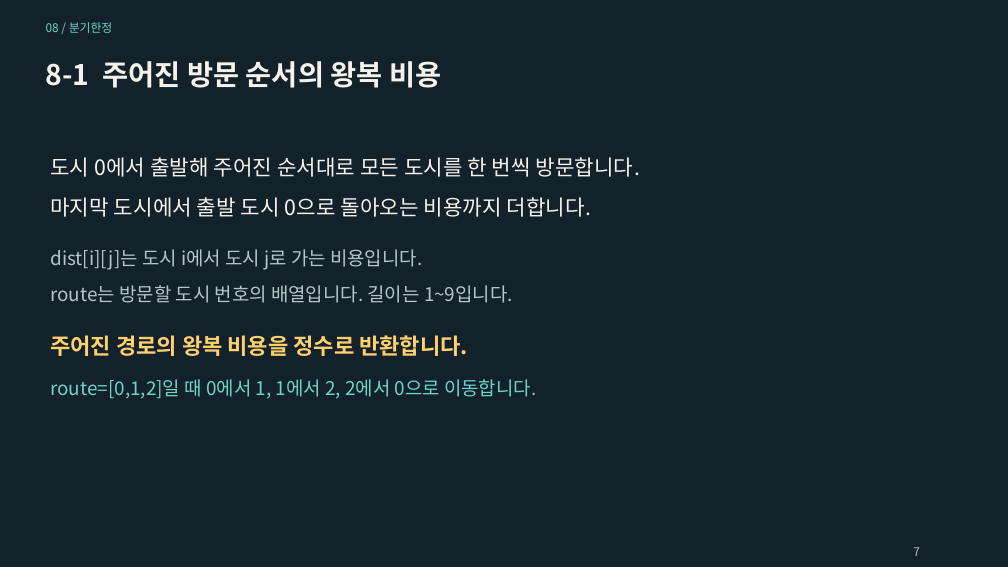
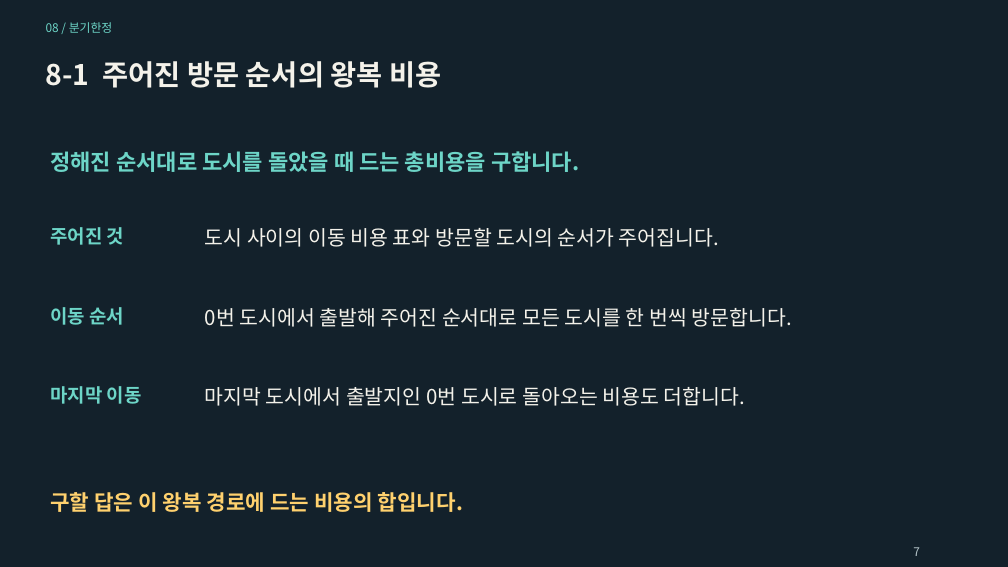
Before and after one commit to Sangdon-Park/Sangdon-Park.github.io, a slide deck: slide 7 of data/알고리즘/8장_분기한정_기법.pptx. Drawn at 1008x567 pixels with LibreOffice and Linux fonts; fonts in the diff are those of the drawing. Boxes give left, top, right and bottom in pixels: in the first picture for what was removed or moved away, otherwise in the second. Text is boxed around its words. In the diff, an @@ line names an element or a change of style, - is before the commit and + after.

```diff
--- a/data/알고리즘/8장_분기한정_기법.pptx
+++ b/data/알고리즘/8장_분기한정_기법.pptx
@@ text added at (50, 151, 579, 172), 21 pt, text #6DD5C7, bold @@
+정해진 순서대로 도시를 돌았을 때 드는 총비용을 구합니다.
@@ text added at (50, 227, 124, 245), 18 pt, text #6DD5C7, bold @@
+주어진 것
@@ text added at (205, 228, 720, 247), 19.5 pt, text #F4F2EA @@
+도시 사이의 이동 비용 표와 방문할 도시의 순서가 주어집니다.
@@ text removed at (50, 249, 422, 270) @@
-dist[i][j]는 도시 i에서 도시 j로 가는 비용입니다.
@@ text removed at (50, 285, 513, 303) @@
-route는 방문할 도시 번호의 배열입니다. 길이는 1~9입니다.
@@ text added at (50, 307, 124, 325), 18 pt, text #6DD5C7, bold @@
+이동 순서
@@ text at (205, 308, 793, 327): text changed; size 20.2 to 19.5 pt @@
-도시 0에서 출발해 주어진 순서대로 모든 도시를 한 번씩 방문합니다.
+0번 도시에서 출발해 주어진 순서대로 모든 도시를 한 번씩 방문합니다.
@@ text removed at (50, 335, 468, 356) @@
-주어진 경로의 왕복 비용을 정수로 반환합니다.
@@ text removed at (50, 379, 536, 399) @@
-route=[0,1,2]일 때 0에서 1, 1에서 2, 2에서 0으로 이동합니다.
@@ text added at (50, 386, 142, 404), 18 pt, text #6DD5C7, bold @@
+마지막 이동
@@ text at (205, 387, 746, 406): text changed; size 20.2 to 19.5 pt @@
-마지막 도시에서 출발 도시 0으로 돌아오는 비용까지 더합니다.
+마지막 도시에서 출발지인 0번 도시로 돌아오는 비용도 더합니다.
@@ text added at (50, 492, 464, 512), 20.2 pt, text #FFD16E, bold @@
+구할 답은 이 왕복 경로에 드는 비용의 합입니다.
```
Also in this commit, not shown: 63 other slides changed, 4 slides added, 1 slide removed, 4 other files.
